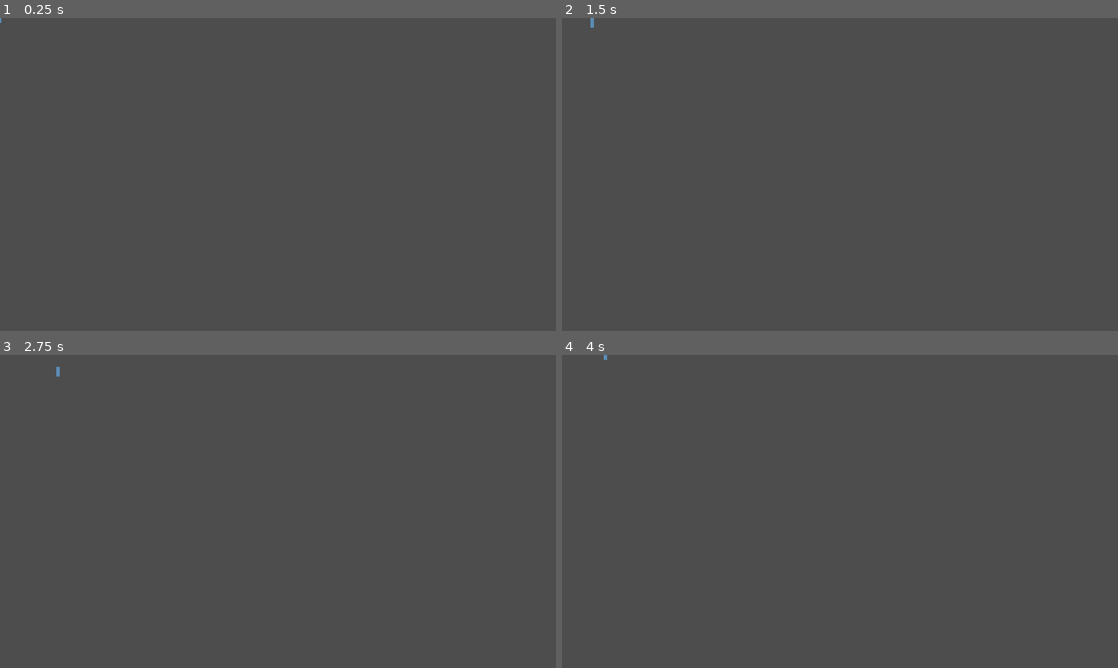
Above: before the commit, frames 1-4 (two rows, left to right).
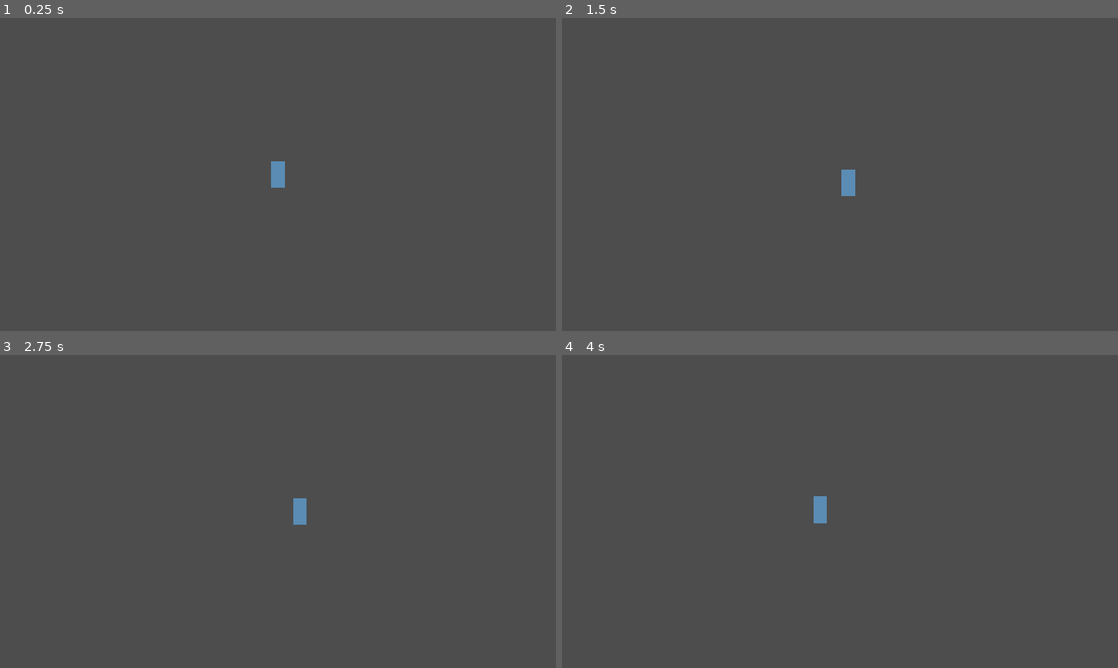
Above: after the commit, the same moments.

Repository: OletheOne/moonhaven
Game: Godot game, scene res://scenes/systems/player_test.tscn
Two runs of this game, one before a commit and one after it. Both use one fixed random seed, a clock stepped at 60 frames per second and the inputs below.
Inputs:
- Up to frame 1 (0.25 s): no input
- Up to frame 2 (1.5 s): tap Enter (ui_accept) at 0.5, 0.77, 1.25 s; hold D (move_right) 0.53-1.28 s; hold Shift (run) 0.53-1.28 s; hold S (move_down) from 1.28 s (still down); tap F at 1.35 s
- Up to frame 3 (2.75 s): tap Enter (ui_accept) at 1.52 s; release S (move_down) at 2.03 s; hold D (move_right) from 2.03 s (still down); hold Shift (run) from 2.03 s (still down)
- Up to frame 4 (4 s): tap Enter (ui_accept) at 2.75, 3.02, 3.5, 3.77 s; release D (move_right) at 2.78 s; release Shift (run) at 2.78 s; hold W (move_up) 2.78-3.53 s; tap F at 2.85 s; hold A (move_left) from 3.53 s (still down); hold Shift (run) from 3.53 s (still down)

The runs differ from the first frame. In frame 1, 0.2% of the frame differs, in the area x 0-52%, y 0-55%; in frame 2, 0.2%, in the area x 5-53%, y 0-57%; in frame 3, 0.2%; in frame 4, 0.2%.

Commit message:
T-03
Co-authored-by: Cursor <cursoragent@cursor.com>

Diff:
--- a/scenes/player/player.tscn
+++ b/scenes/player/player.tscn
@@ -162,3 +162,8 @@
 "": SubResource("AnimationLibrary_player")
 }
 autoplay = "idle_down"
+
+[node name="Camera2D" type="Camera2D" parent="."]
+position_smoothing_enabled = true
+position_smoothing_speed = 5.0
+zoom = Vector2(3, 3)
